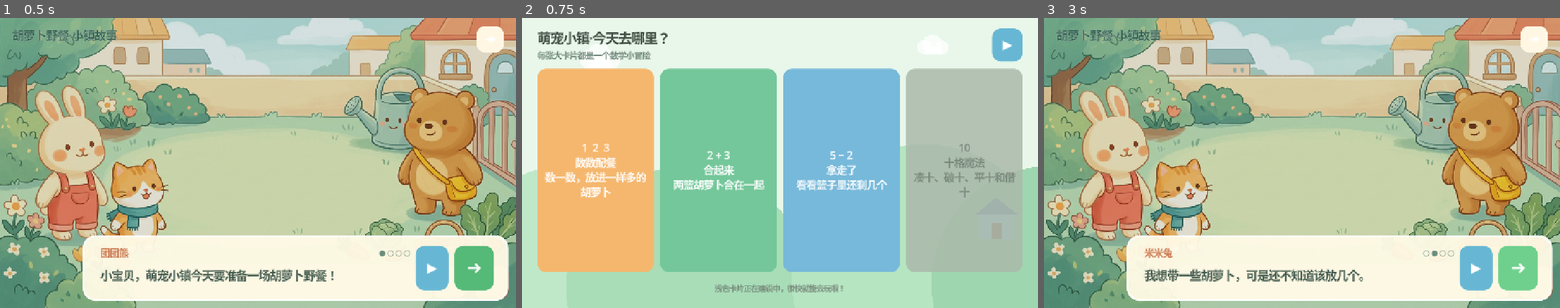
Above: before the commit, frames 1-3 (left to right).
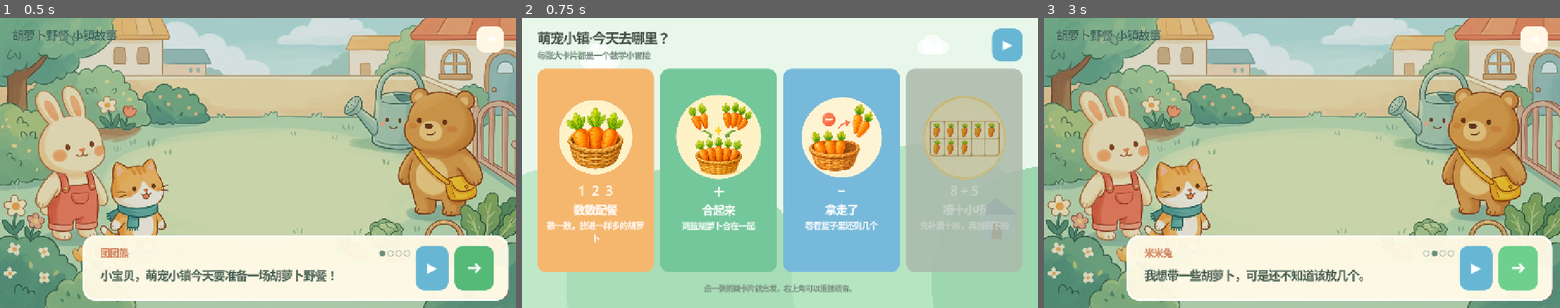
Above: after the commit, the same moments.

Repository: 1xuanyuan1/pet-math-town
Game: Godot game, scene res://scenes/main/main.tscn
Same seed, same stepped clock (60 frames per second), same inputs: the game is played once before the commit and once after it.
Inputs:
- Up to frame 1 (0.5 s): no input
- Up to frame 2 (0.75 s): click "↠" at 0.5 s
- Up to frame 3 (3 s): click "▶" at 1.25 s; click "▶" at 2 s; click "➜" at 2.75 s

Frame 1 is identical in both runs. In frame 2, 16% of the frame differs, in the area x 4-96%, y 26-95%; in frame 3, nothing differs.

Commit message:
feat: illustrate math route cards

Diff:
--- a/scenes/hub/town_hub.gd
+++ b/scenes/hub/town_hub.gd
@@ -2,6 +2,11 @@
 
 signal route_selected(route_id: String)
 signal story_requested
+
+const COUNTING_ICON := preload("res://assets/art/hub/counting.png")
+const ADDITION_ICON := preload("res://assets/art/hub/addition.png")
+const SUBTRACTION_ICON := preload("res://assets/art/hub/subtraction.png")
+const MAKE_TEN_ICON := preload("res://assets/art/hub/make_ten.png")
 
 var _route_buttons: Dictionary = {}
 
@@ -72,6 +77,7 @@
 	_add_route_card(
 		cards,
 		"count_feeding",
+		COUNTING_ICON,
 		"1  2  3",
 		"数数配餐",
 		"数一数，放进一样多的胡萝卜",
@@ -80,7 +86,8 @@
 	_add_route_card(
 		cards,
 		"addition",
-		"2 + 3",
+		ADDITION_ICON,
+		"＋",
 		"合起来",
 		"两篮胡萝卜合在一起",
 		Color("#74C79A")
@@ -88,7 +95,8 @@
 	_add_route_card(
 		cards,
 		"subtraction",
-		"5 − 2",
+		SUBTRACTION_ICON,
+		"−",
 		"拿走了",
 		"看看篮子里还剩几个",
 		Color("#77B9DA")
@@ -96,13 +104,14 @@
 	_add_route_card(
 		cards,
 		"ten_frame",
-		"10",
-		"十格魔法",
-		"凑十、破十、平十和借十",
+		MAKE_TEN_ICON,
+		"8 + 5",
+		"凑十小桥",
+		"先补满十格，再加剩下的",
 		Color("#B99AD8")
 	)
 
-	var hint := _make_label("浅色卡片正在建设中，很快就能去玩啦！", 18, Color("#6B806F"))
+	var hint := _make_label("点一张图画卡片就出发，右上角可以重播语音。", 18, Color("#6B806F"))
 	hint.custom_minimum_size = Vector2(0, 32)
 	page.add_child(hint)
 
@@ -110,6 +119,7 @@
 func _add_route_card(
 	parent: GridContainer,
 	route_id: String,
+	icon: Texture2D,
 	equation: String,
 	title: String,
 	description: String,
@@ -118,12 +128,42 @@
 	var button := Button.new()
 	button.custom_minimum_size = Vector2(280, 505)
 	button.size_flags_horizontal = Control.SIZE_EXPAND_FILL
-	button.text = "%s\n\n%s\n\n%s" % [equation, title, description]
-	button.autowrap_mode = TextServer.AUTOWRAP_WORD_SMART
-	button.add_theme_font_size_override("font_size", 25)
+	button.text = ""
 	UIStyles.apply_button(button, color, color.lightened(0.08), color.darkened(0.13))
 	button.pressed.connect(route_selected.emit.bind(route_id))
 	parent.add_child(button)
+
+	var margin := MarginContainer.new()
+	margin.mouse_filter = Control.MOUSE_FILTER_IGNORE
+	margin.add_theme_constant_override("margin_left", 18)
+	margin.add_theme_constant_override("margin_top", 18)
+	margin.add_theme_constant_override("margin_right", 18)
+	margin.add_theme_constant_override("margin_bottom", 18)
+	button.add_child(margin)
+	margin.set_anchors_and_offsets_preset(Control.PRESET_FULL_RECT)
+
+	var content := VBoxContainer.new()
+	content.mouse_filter = Control.MOUSE_FILTER_IGNORE
+	content.alignment = BoxContainer.ALIGNMENT_CENTER
+	content.add_theme_constant_override("separation", 4)
+	margin.add_child(content)
+
+	var icon_view := TextureRect.new()
+	icon_view.texture = icon
+	icon_view.custom_minimum_size = Vector2(0, 215)
+	icon_view.expand_mode = TextureRect.EXPAND_IGNORE_SIZE
+	icon_view.stretch_mode = TextureRect.STRETCH_KEEP_ASPECT_CENTERED
+	icon_view.mouse_filter = Control.MOUSE_FILTER_IGNORE
+	content.add_child(icon_view)
+
+	var equation_label := _make_label(equation, 31, Color.WHITE)
+	content.add_child(equation_label)
+	var title_label := _make_label(title, 27, Color.WHITE)
+	content.add_child(title_label)
+	var description_label := _make_label(description, 20, Color(1, 1, 1, 0.94))
+	description_label.autowrap_mode = TextServer.AUTOWRAP_WORD_SMART
+	description_label.custom_minimum_size = Vector2(0, 68)
+	content.add_child(description_label)
 	_route_buttons[route_id] = button
 
 
@@ -134,6 +174,7 @@
 	label.add_theme_color_override("font_color", color)
 	label.add_theme_color_override("font_outline_color", Color(1, 1, 1, 0.75))
 	label.add_theme_constant_override("outline_size", 2)
+	label.mouse_filter = Control.MOUSE_FILTER_IGNORE
 	if centered:
 		label.horizontal_alignment = HORIZONTAL_ALIGNMENT_CENTER
 	return label
--- a/tests/capture_scene.gd
+++ b/tests/capture_scene.gd
@@ -11,7 +11,11 @@
 	var arguments := OS.get_cmdline_user_args()
 	if arguments.size() > 1:
 		var requested_view := str(arguments[1])
-		if requested_view in ["addition", "subtraction"]:
+		if requested_view == "hub":
+			main.call("_show_town_hub")
+			await get_tree().process_frame
+			await get_tree().process_frame
+		elif requested_view in ["addition", "subtraction"]:
 			main.call("_show_arithmetic", requested_view)
 			await get_tree().process_frame
 			await get_tree().process_frame
Not shown, added: art/prompts/hub-addition-icon.txt
Not shown, added: art/prompts/hub-counting-icon.txt
Not shown, added: art/prompts/hub-make-ten-icon.txt
Not shown, added: art/prompts/hub-subtraction-icon.txt
Binary file added: assets/art/hub/addition.png
Not shown, added: assets/art/hub/addition.png.import
Binary file added: assets/art/hub/counting.png
Not shown, added: assets/art/hub/counting.png.import
Binary file added: assets/art/hub/make_ten.png
Not shown, added: assets/art/hub/make_ten.png.import
Binary file added: assets/art/hub/subtraction.png
Not shown, added: assets/art/hub/subtraction.png.import
